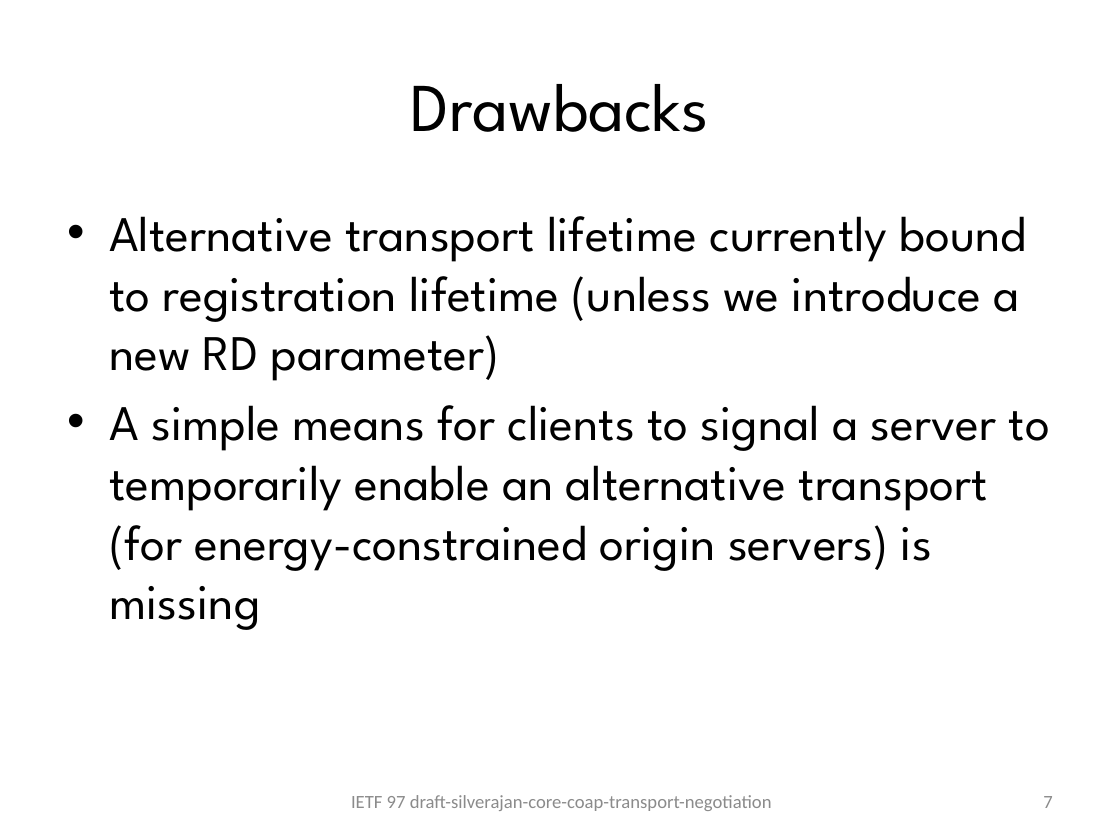
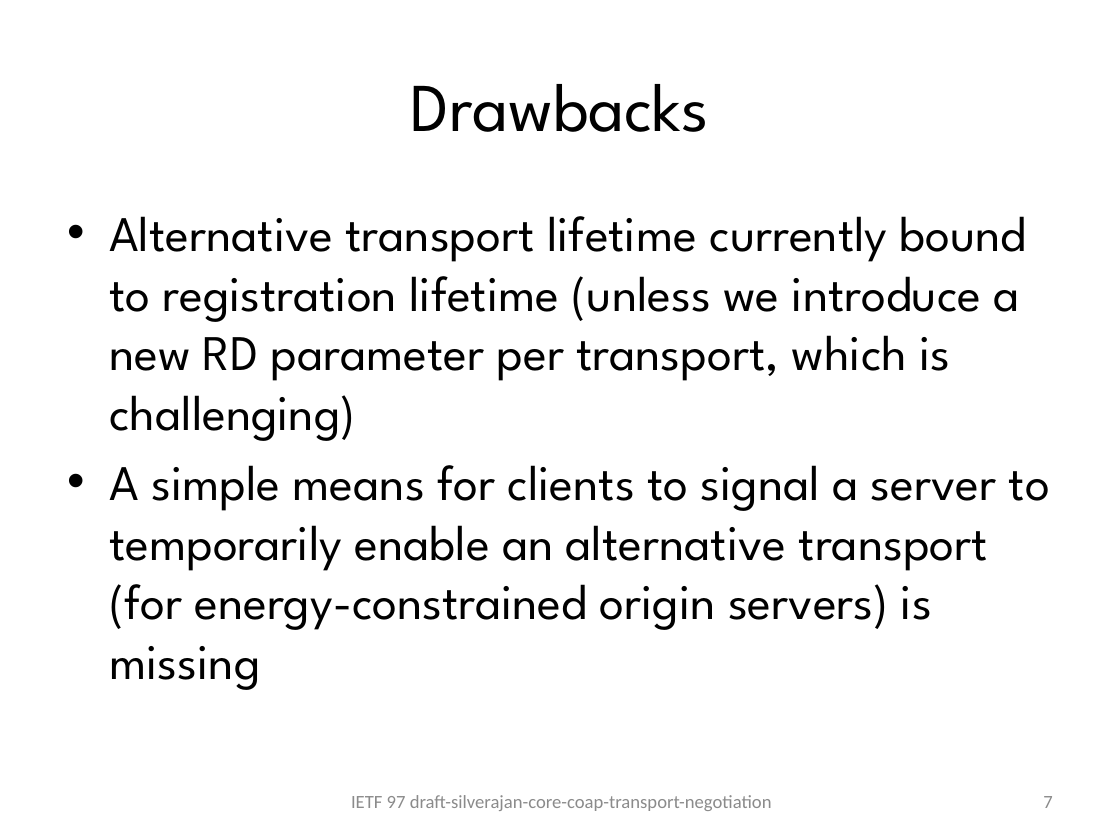
Before and after one commit to mcocak/core-coap-protocol-negotiation, a slide deck: slide 7 of IETF97_slides_protocol-negotiation.pptx. Drawn at 1120x840 pixels with LibreOffice and Linux fonts; fonts in the diff are those of the drawing. Boxes give left, top, right and bottom in pixels: in the first picture for what was removed or moved away, otherwise in the second. Text is boxed around its words. In the diff, an @@ line names an element or a change of style, - is before the commit and + after.

Commit message:
Fixed typo and clarified lifetime parameter

```diff
--- a/IETF97_slides_protocol-negotiation.pptx
+++ b/IETF97_slides_protocol-negotiation.pptx
@@ text at box(109, 216, 1027, 441): text changed @@
-• Alternative transport lifetime currently bound to registration lifetime (unless we introduce a new RD parameter)
+• Alternative transport lifetime currently bound to registration lifetime (unless we introduce a new RD parameter per transport, which is challenging)
```
Also in this commit, not shown: 1 other slide changed.
